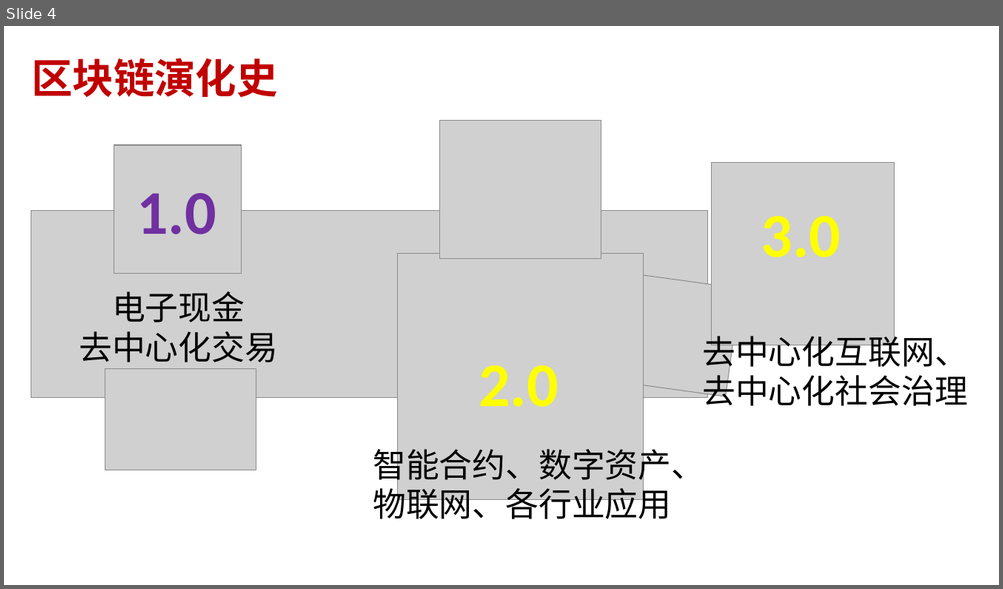
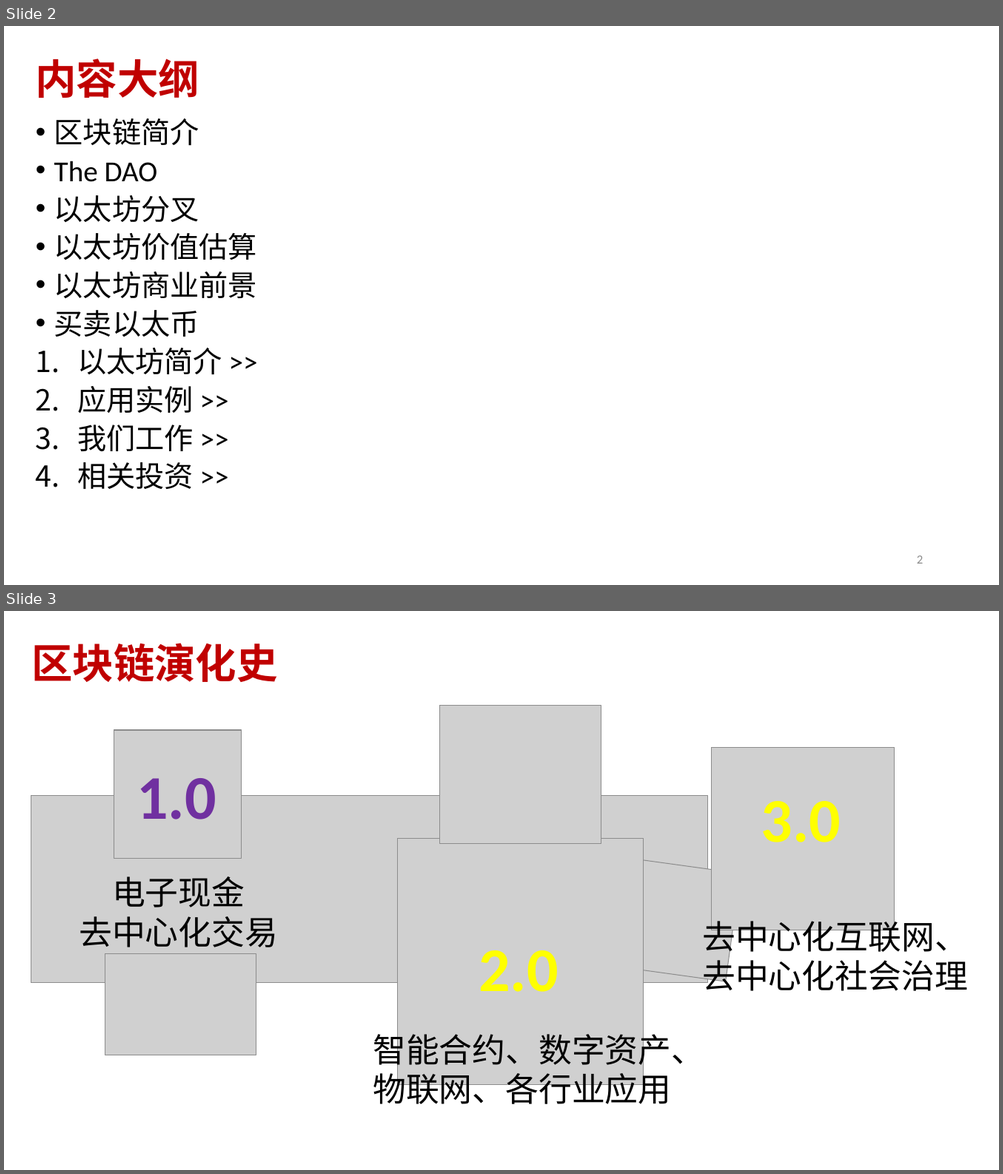
Before and after one commit to andyplusplus/blockchain, a slide deck: how_bitcoin_works_2/bc_0_blockChain.pptx. Shown one above the other, each under a label of ours: slide 4 before the commit, slides 2 and 3 after it. The pictures are 1003x589 and 1003x1174 pixels, drawn with LibreOffice and Linux fonts; fonts in the diff are those of the drawing; grey boxes stand for pictures. Boxes give left, top, right and bottom in pixels: in the first picture for what was removed or moved away, otherwise in the second. Text is boxed around its words. In the diff, an @@ line names an element or a change of style, - is before the commit and + after.

```diff
--- a/how_bitcoin_works_2/bc_0_blockChain.pptx
+++ b/how_bitcoin_works_2/bc_0_blockChain.pptx
@@ slide 2 added at (4, 26, 999, 585), background #FFFFFF @@
@@ title added at (36, 59, 200, 98), 39.6 pt, text #C00000, bold @@
+内容大纲
@@ text added at (54, 118, 257, 489), 28 pt, text #000000 @@
+• 区块链简介
+• The DAO
+• 以太坊分叉
+• 以太坊价值估算
+• 以太坊商业前景
+• 买卖以太币
+1. 以太坊简介 >>
+2. 应用实例 >>
+3. 我们工作 >>
+4. 相关投资 >>
@@ page number added at (916, 556, 922, 564), 12 pt, text #8C8C8C @@
+2
@@ what was slide 4 is now slide 3 @@
```
Also in this commit, not shown: 3 slides changed, 5 other slides added, 3 slides removed, 15 other files.
